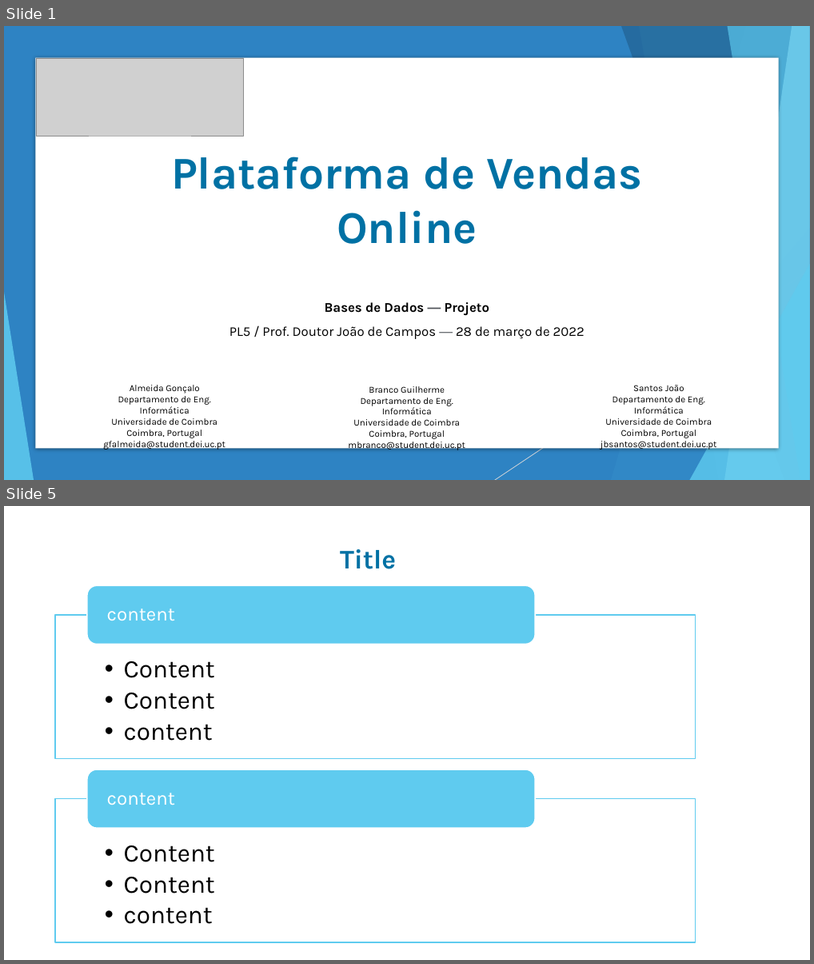
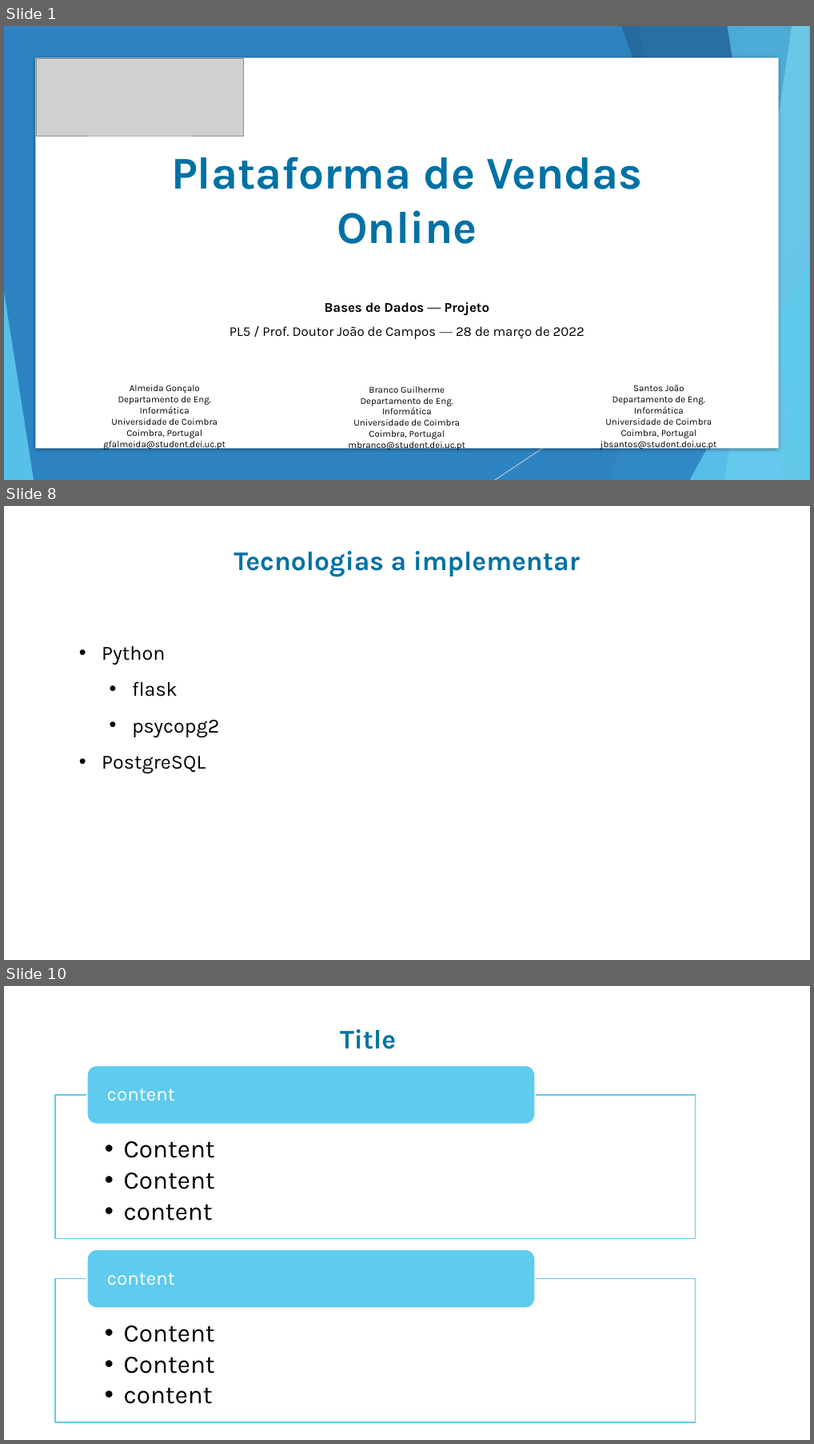
Before and after one commit to goncaloalmeida19/projeto-de-bd, a slide deck: Apresentação.pptx. Shown one above the other, each under a label of ours: slides 1 and 5 before the commit, slides 1, 8 and 10 after it; the slides between them are not shown. The pictures are 814x964 and 814x1444 pixels, drawn with LibreOffice and Linux fonts; fonts in the diff are those of the drawing; grey boxes stand for pictures; background and template pictures are left out. Boxes give left, top, right and bottom in pixels: in the first picture for what was removed or moved away, otherwise in the second. Text is boxed around its words. In the diff, an @@ line names an element or a change of style, - is before the commit and + after.

```diff
--- a/Apresentação.pptx
+++ b/Apresentação.pptx
@@ slide 8 added at [4,506,810,960], background picture (left out) @@
@@ text added at [234,551,580,577], 32 pt, text #0071A4, bold @@
+Tecnologias a implementar
@@ text added at [102,645,219,774], 24 pt, text #000000 @@
+• Python
+  • flask
+  • psycopg2
+• PostgreSQL
@@ what was slide 5 is now slide 10 @@
```
Also in this commit, not shown: 2 slides changed, 5 other slides added, 1 slide removed, 2 other files.
